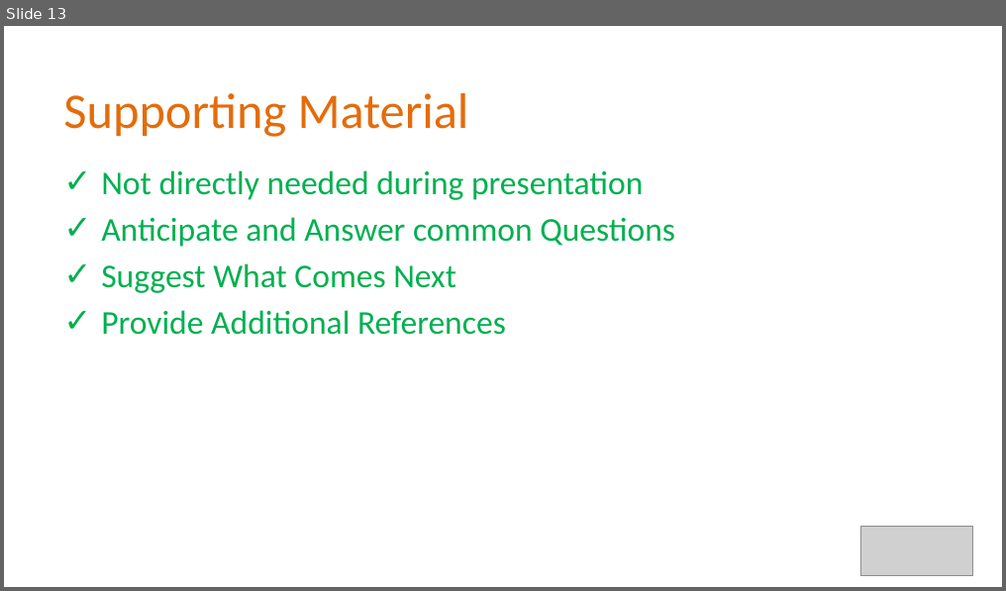
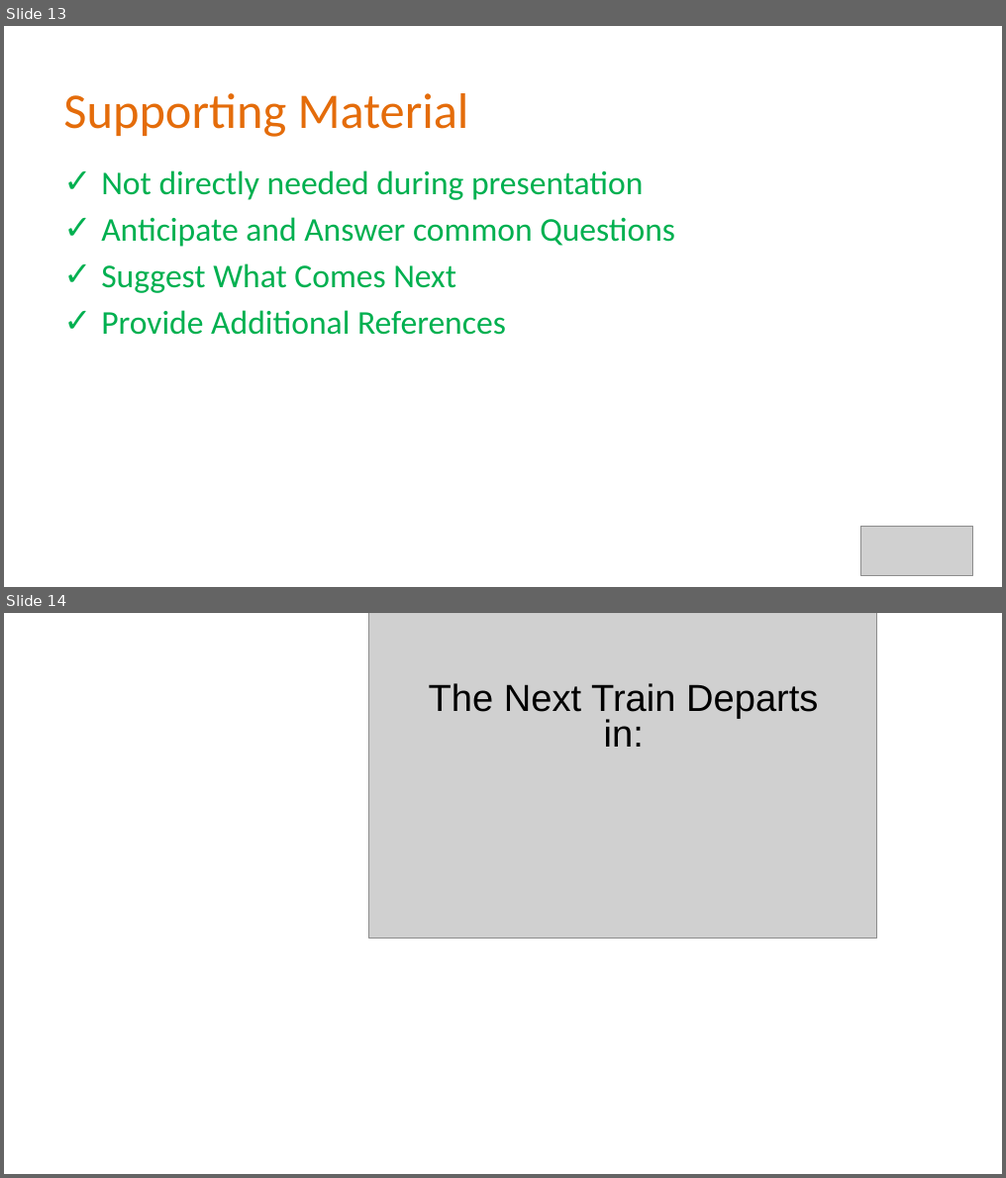
Before and after one commit to Alan-Lomax/MERG-SIG-Presentations, a slide deck: Part 0 - Presentation Template.potx. Shown one above the other, each under a label of ours: slide 13 before the commit, slides 13 and 14 after it. The pictures are 1006x591 and 1006x1178 pixels, drawn with LibreOffice and Linux fonts; fonts in the diff are those of the drawing; grey boxes stand for pictures; background and template pictures are left out. Boxes give left, top, right and bottom in pixels: in the first picture for what was removed or moved away, otherwise in the second. Text is boxed around its words. In the diff, an @@ line names an element or a change of style, - is before the commit and + after.

Commit message:
Tweaks to Template and Presentation
Added as a starting point  - A list of best practices to the template.
Final tweaks to presentation

```diff
--- a/Part 0 - Presentation Template.potx
+++ b/Part 0 - Presentation Template.potx
@@ slide 14 added at [4,613,1002,1174], background picture (left out) @@
@@ picture added at [369,613,877,939] @@
@@ text added at [429,683,818,747], 27.2 pt, text #000000 @@
+The Next Train Departs in:
```
